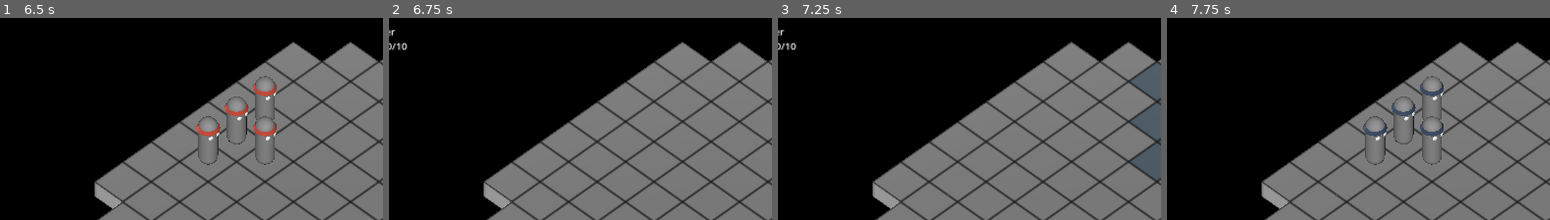
Above: before the commit, frames 1-4 (left to right).
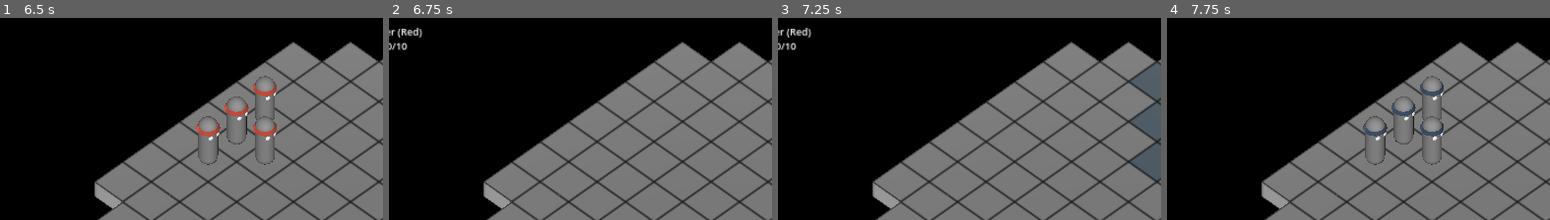
Above: after the commit, the same moments.

Repository: telmotrooper/meagre-tactics
Game: Godot game, scene res://main.tscn
Two runs of this game, one before a commit and one after it. Both use one fixed random seed, a clock stepped at 60 frames per second and the inputs below.
Inputs (mouse positions are % of the whole screen's width and height, from its top left):
- Up to frame 1 (6.5 s): click "Left" at 0.5 s; click "Right" at 1.25 s; click "Left" at 2 s; click "Right" at 2.75 s; click "Left" at 3.5 s; click "Right" at 4.25 s; tap Enter at 5 s; move the mouse to (73, 47) at 5.02 s; click (73, 47) at 5.17 s; tap Space at 5.75 s; move the mouse to (29, 58) at 5.77 s; click (29, 58) at 5.92 s
- Up to frame 2 (6.75 s): tap Enter at 6.5 s; move the mouse to (60, 28) at 6.52 s; click (60, 28) at 6.67 s
- Up to frame 3 (7.25 s): no input
- Up to frame 4 (7.75 s): tap Space at 7.25 s; move the mouse to (45, 74) at 7.27 s; click (45, 74) at 7.42 s
The pictures show only the part of the screen within x 4-54%, y 0-50%; the shares and areas given below are measured in that part.

Frame 1 is identical in both runs. In frame 2, 0.2% of the frame differs, in the area x 2-9%, y 4-10%; in frame 3, 0.2%; in frame 4, nothing differs.

Commit message:
display unit color in overview

Diff:
--- a/ui.gd
+++ b/ui.gd
@@ -1,13 +1,13 @@
 extends Control
 
-const text = "%s\nHP: %d/%d"
+const text = "%s (%s)\nHP: %d/%d"
 
 func _ready() -> void:
 	GameState.unit_hovered.connect(update_unit_overview)
 	GameState.not_hovering_any_unit.connect(fallback_overview)
 
 func update_unit_overview(unit: Unit) -> void:
-	%SelectedUnitOverview.text = text % [unit.unit_type.unit_name, unit.current_hp, unit.unit_type.max_hp]
+	%SelectedUnitOverview.text = text % [unit.unit_type.unit_name, unit.color.capitalize(), unit.current_hp, unit.unit_type.max_hp]
 
 func fallback_overview() -> void:
 	if GameState.selected_unit:
